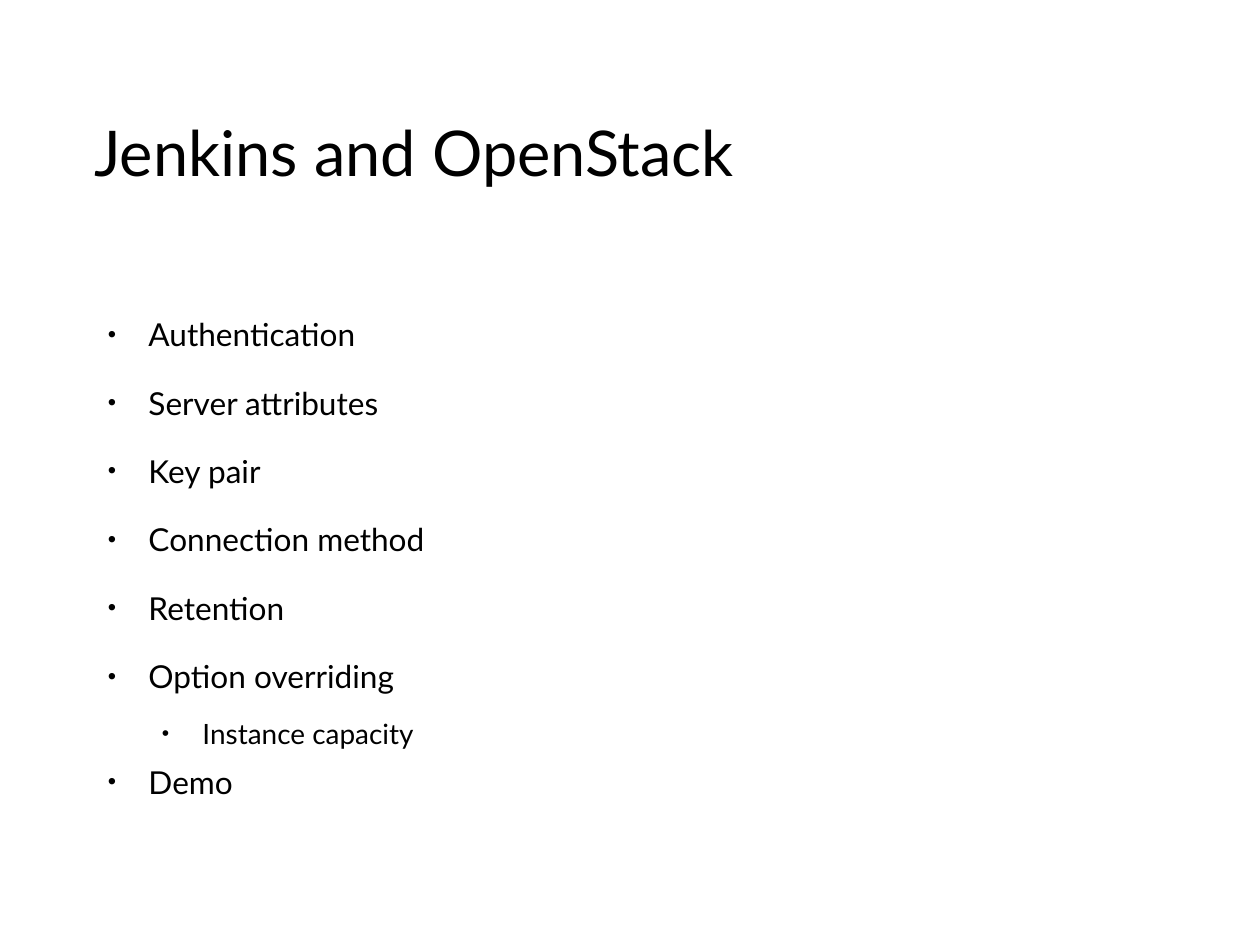
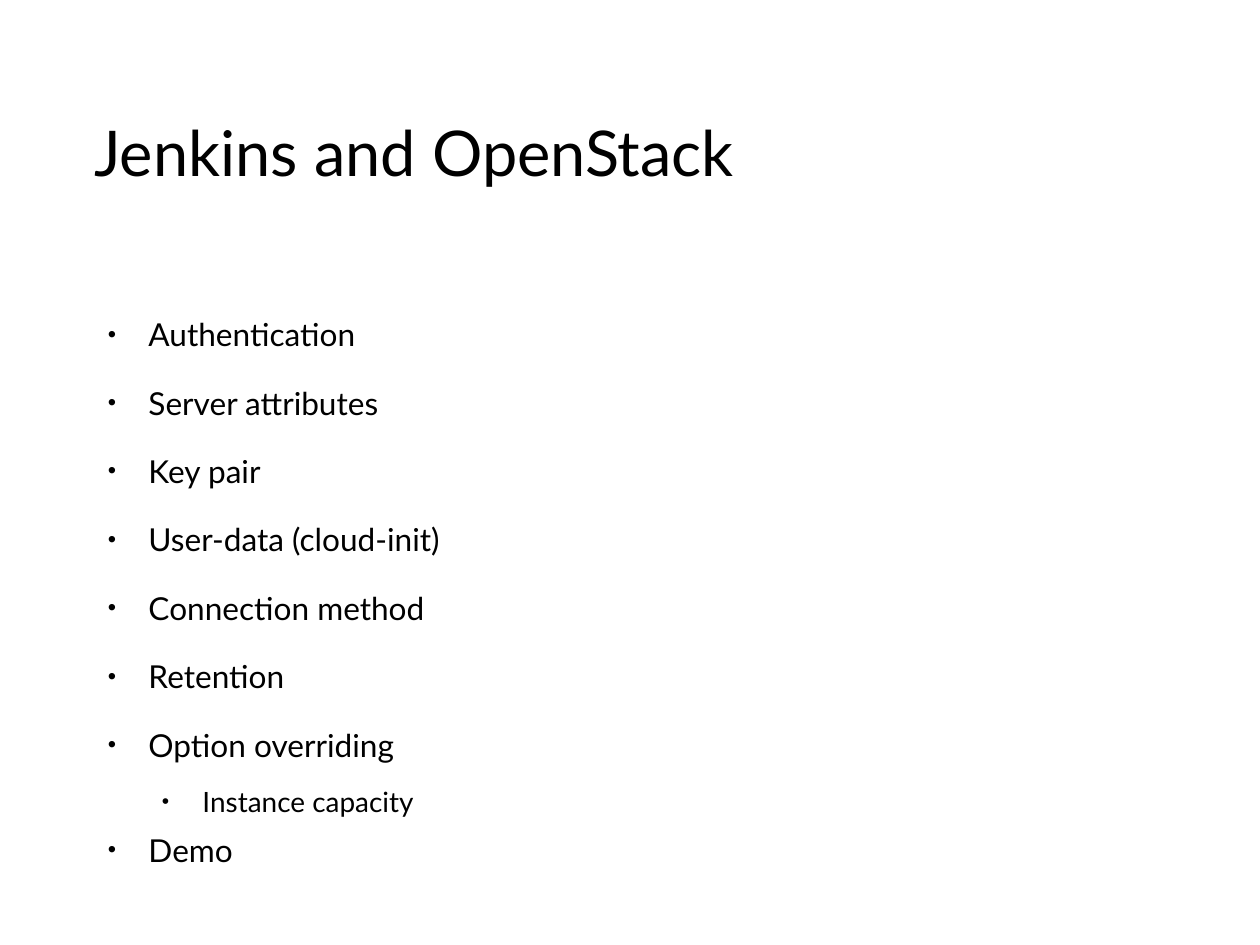
Before and after one commit to BrnoJAM/jam, a slide deck: slide 4 of 2016-04-29-wien/JenkinsAndOpenstack.odp. Drawn at 1260x945 pixels with LibreOffice and Linux fonts; fonts in the diff are those of the drawing; background and template pictures are left out. Boxes give left, top, right and bottom in pixels: in the first picture for what was removed or moved away, otherwise in the second. Text is boxed around its words. In the diff, an @@ line names an element or a change of style, - is before the commit and + after.

```diff
--- a/2016-04-29-wien/JenkinsAndOpenstack.odp
+++ b/2016-04-29-wien/JenkinsAndOpenstack.odp
@@ text at bbox=[148, 526, 439, 556]: paragraph added @@
+• User-data (cloud-init)
```
Also in this commit, not shown: 6 other files.
